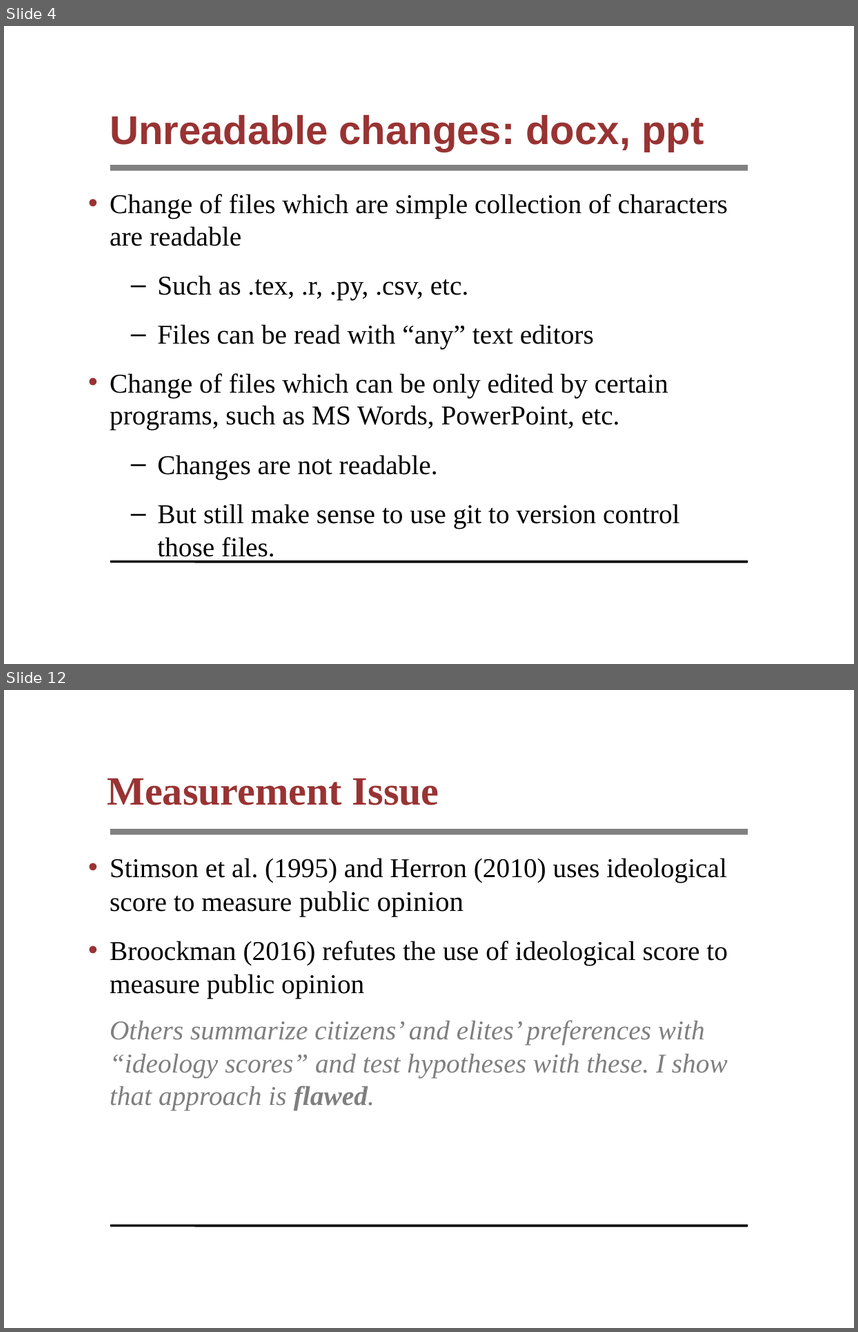
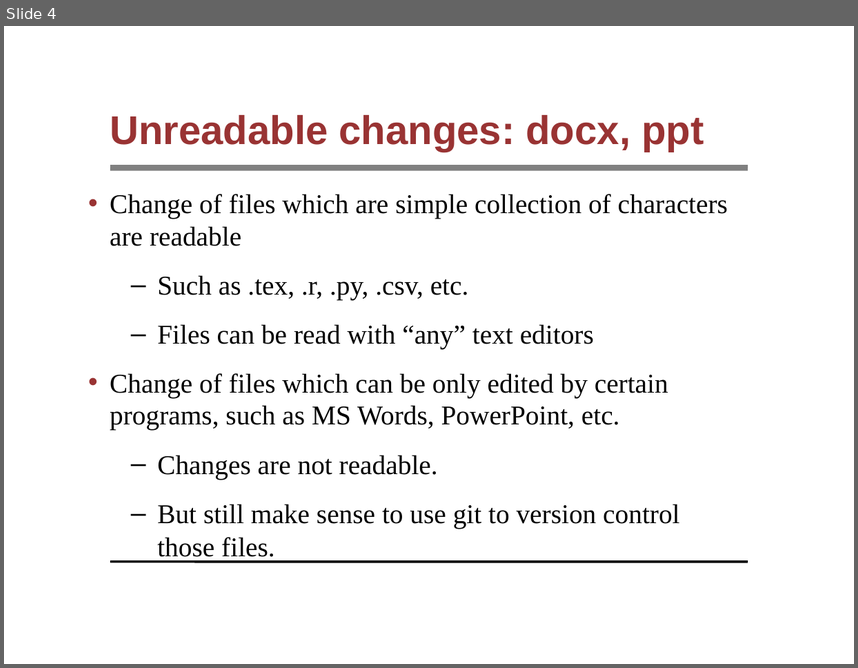
Before and after one commit to syyunn/pml-git, a slide deck: file-changes/main.ppt. Shown one above the other, each under a label of ours: slides 4 and 12 before the commit, slide 4 after it; the slides between them are not shown. The pictures are 858x1332 and 858x668 pixels, drawn with LibreOffice and Linux fonts; fonts in the diff are those of the drawing; background and template pictures are left out. Boxes give left, top, right and bottom in pixels: in the first picture for what was removed or moved away, otherwise in the second. Text is boxed around its words. In the diff, an @@ line names an element or a change of style, - is before the commit and + after.

```diff
--- a/file-changes/main.ppt
+++ b/file-changes/main.ppt
@@ slide 12 removed at bbox=[4, 690, 854, 1328], background #FFFFFF; not listed: 2 template elements that a slide beside it also shows @@
@@ title removed at bbox=[107, 778, 439, 805] @@
-Measurement Issue
@@ text removed at bbox=[110, 858, 728, 1110] @@
-• Stimson et al. (1995) and Herron (2010) uses ideological score to measure public opinion
-• Broockman (2016) refutes the use of ideological score to measure public opinion
-  Others summarize citizens’ and elites’ preferences with “ideology scores” and test hypotheses with these. I show that approach is flawed.
```
Also in this commit, not shown: 1 slide changed, 12 slides added, 12 other slides removed.
